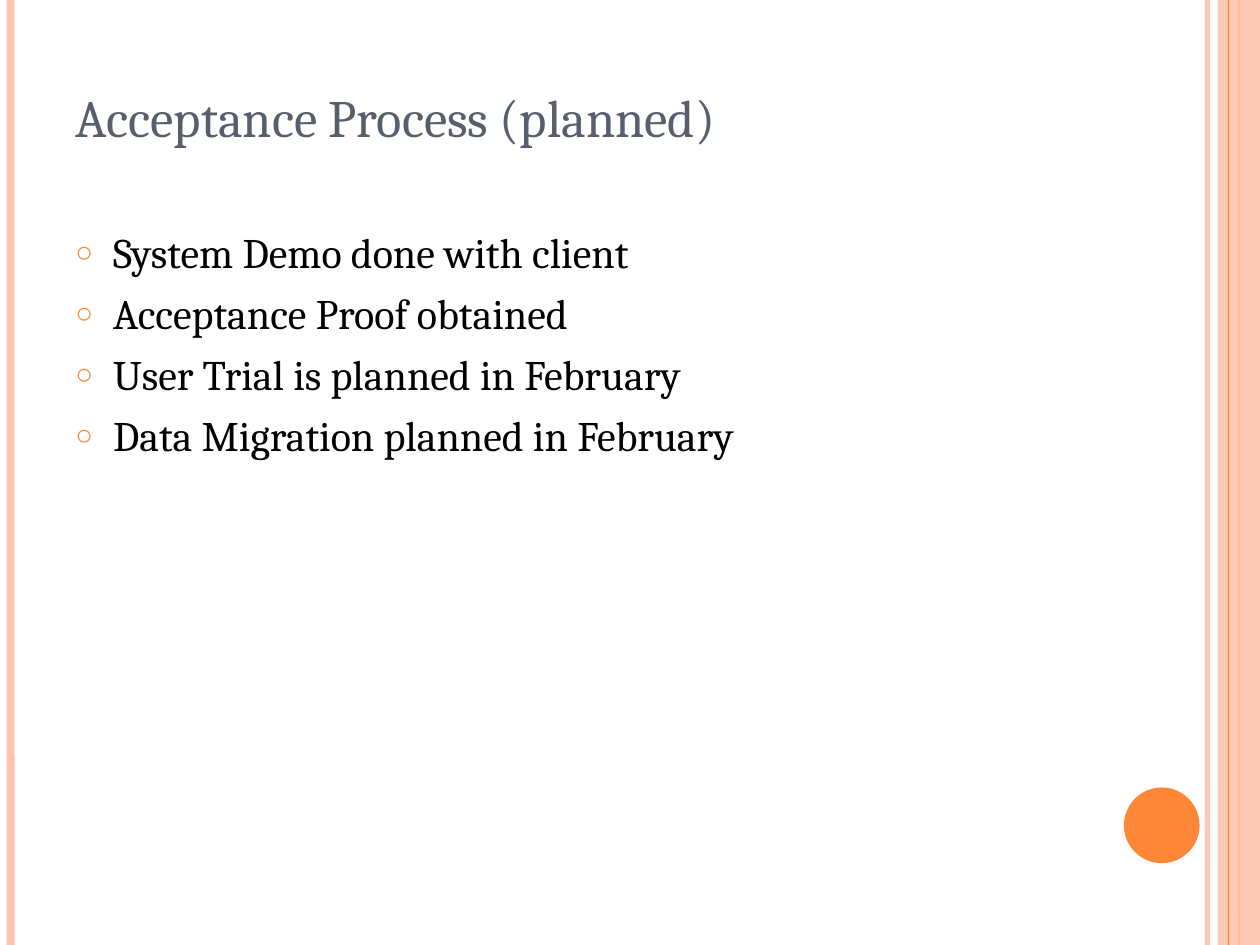
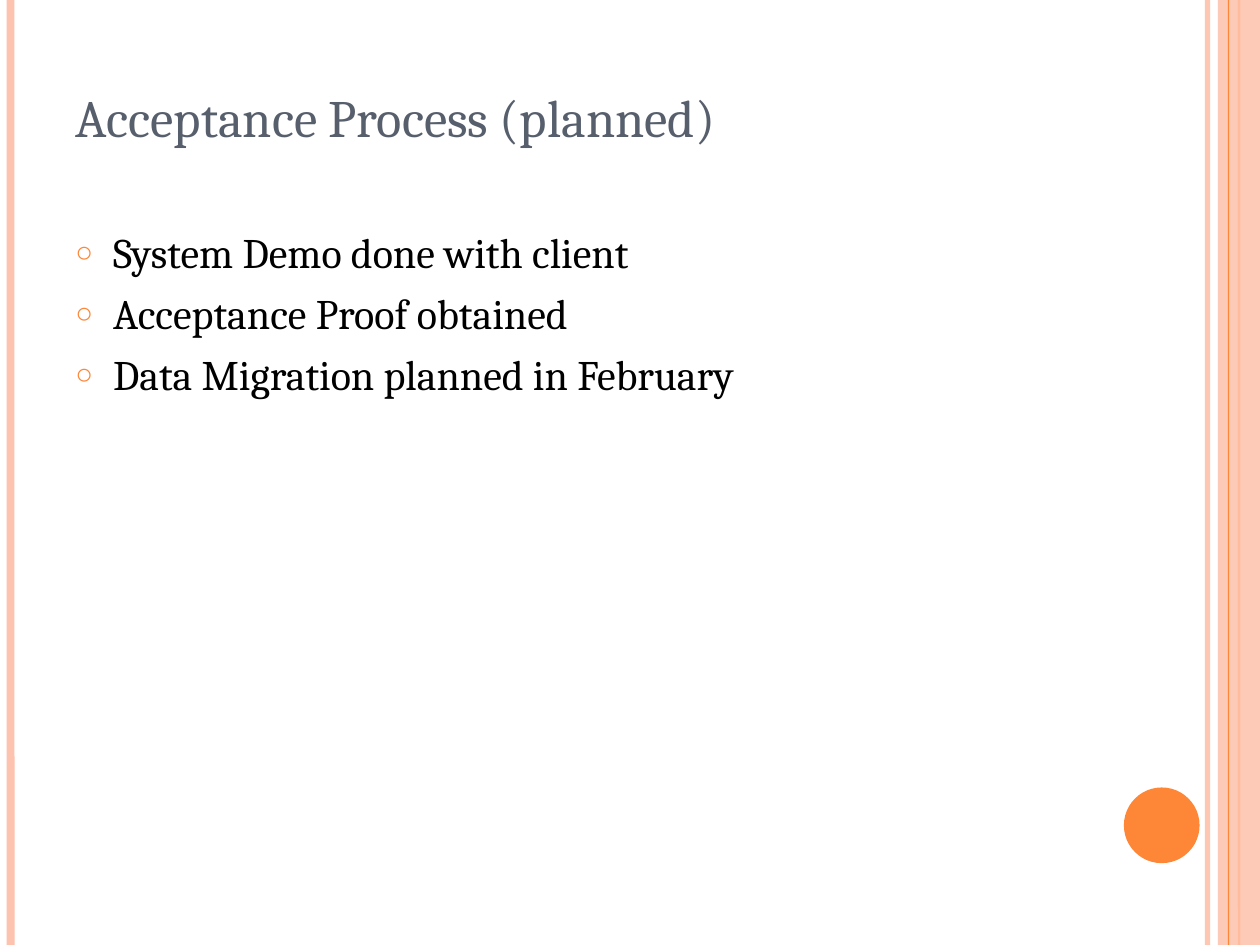
Before and after one commit to rankorth/cylinders-orders-management-system, a slide deck: slide 11 of Documentation/Management/Communications/Internal Correspondence/MTech Presentation [14 Jan 2012] (Ba Tien) v0.1.ppt. Drawn at 1260x945 pixels with LibreOffice and Linux fonts; fonts in the diff are those of the drawing. Boxes give left, top, right and bottom in pixels: in the first picture for what was removed or moved away, otherwise in the second. Text is boxed around its words. In the diff, an @@ line names an element or a change of style, - is before the commit and + after.

```diff
--- a/Documentation/Management/Communications/Internal Correspondence/MTech Presentation [14 Jan 2012] (Ba Tien) v0.1.ppt
+++ b/Documentation/Management/Communications/Internal Correspondence/MTech Presentation [14 Jan 2012] (Ba Tien) v0.1.ppt
@@ text at bbox=[113, 360, 680, 399]: paragraph removed @@
-○ User Trial is planned in February
```
Also in this commit, not shown: 6 other slides changed.
